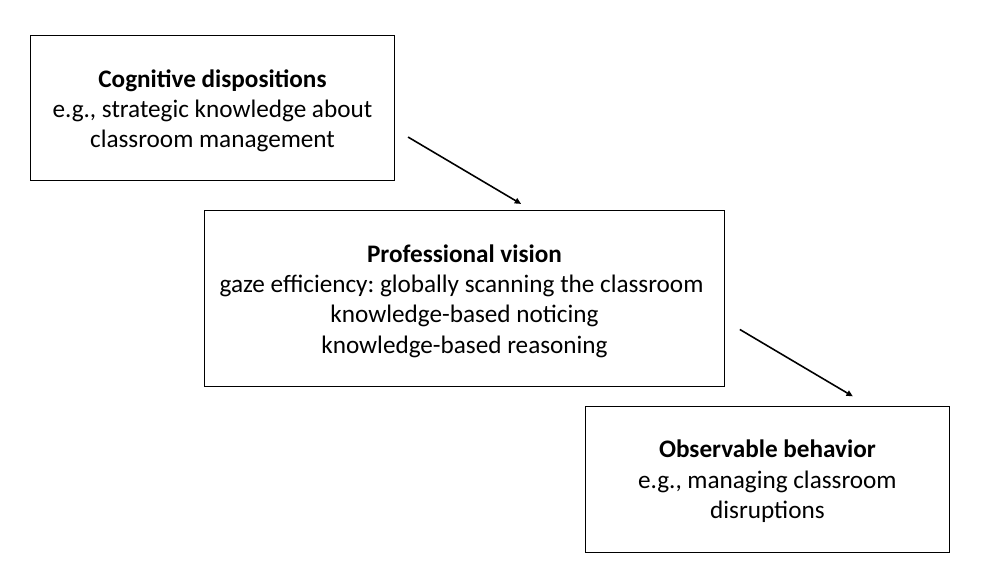
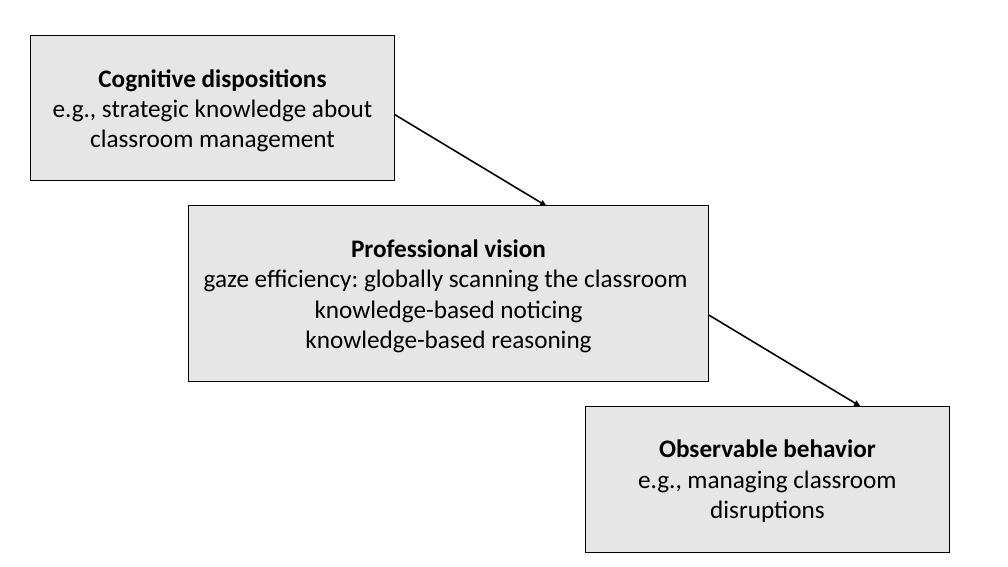
Before and after one commit to MandyKlatt/Mandy-PhD, a slide deck: slide 1 of 02_paper/02_study/02_expertise_paper/pictures/Professional_Competence_Model.pptx. Drawn at 1008x567 pixels with LibreOffice and Linux fonts; fonts in the diff are those of the drawing. Boxes give left, top, right and bottom in pixels: in the first picture for what was removed or moved away, otherwise in the second. Text is boxed around its words. In the diff, an @@ line names an element or a change of style, - is before the commit and + after.

Commit message:
classroom disruption management development modell erweitert

```diff
--- a/02_paper/02_study/02_expertise_paper/pictures/Professional_Competence_Model.pptx
+++ b/02_paper/02_study/02_expertise_paper/pictures/Professional_Competence_Model.pptx
@@ arrow moved from (408, 137) - (521, 204) to (395, 114) - (547, 206) @@
@@ fill none to #E7E6E6 in 3 elements at [30, 36, 394, 181], [586, 406, 950, 553], [189, 206, 709, 381] @@
@@ rectangle "Professional vision": place and size @@
-rectangle "Professional vision" at [205, 211, 724, 386]
+rectangle "Professional vision" at [189, 206, 709, 381]
@@ arrow moved from (740, 330) - (853, 396) to (709, 315) - (861, 406) @@
```
Also in this commit, not shown: 3 other files.
